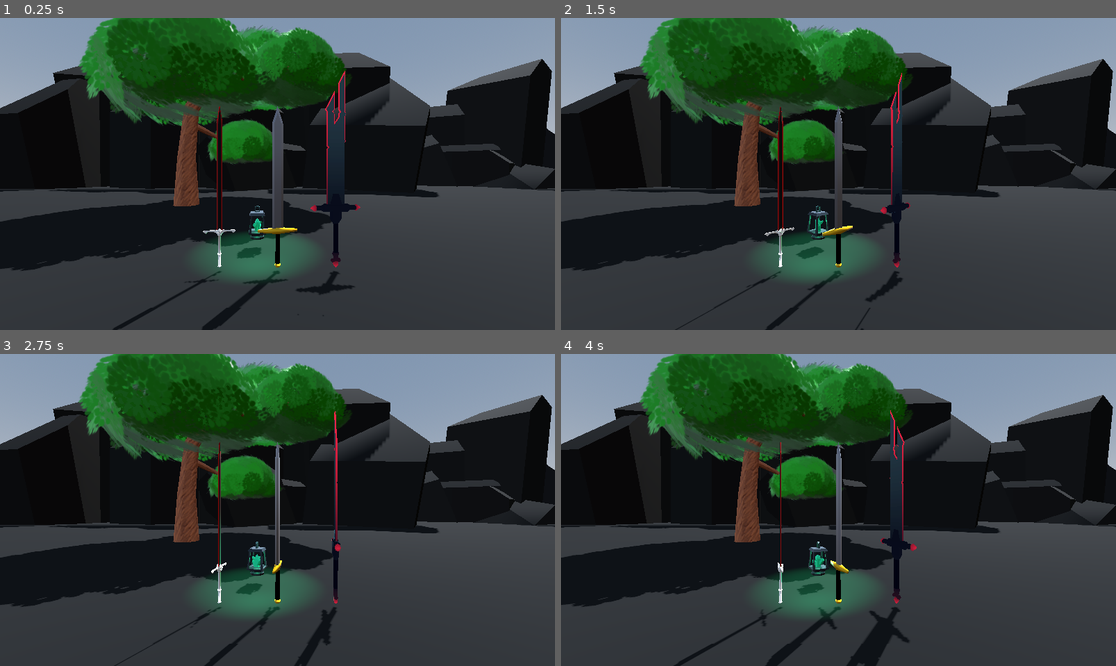
Above: before the commit, frames 1-4 (two rows, left to right).
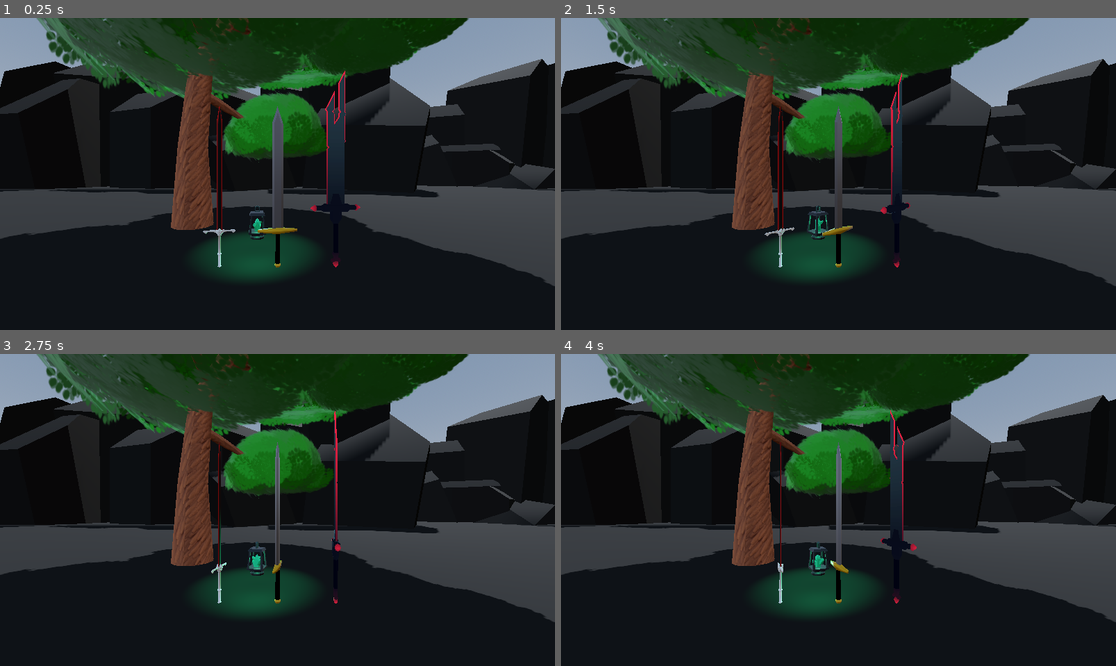
Above: after the commit, the same moments.

Repository: KameronHodge/KameronHodge.github.io
Game: Godot game, scene res://Scenes/display.tscn
Two runs of this game, one before a commit and one after it. Both use one fixed random seed, a clock stepped at 60 frames per second and the inputs below.
Inputs:
- Up to frame 1 (0.25 s): no input
- Up to frame 2 (1.5 s): no input
- Up to frame 3 (2.75 s): no input
- Up to frame 4 (4 s): no input

The runs differ from the first frame. In frame 1, 47% of the frame differs, in the area x 0-100%, y 0-100%; in frame 2, 47%; in frame 3, 47%; in frame 4, 46%.

Commit message:
Update display.tscn

Diff:
--- a/project/webportfoliotest/Scenes/display.tscn
+++ b/project/webportfoliotest/Scenes/display.tscn
@@ -71,6 +71,12 @@
 [node name="low poly rock4" parent="Node" instance=ExtResource("5_xptpx")]
 transform = Transform3D(-34.0143, 0, -36.6473, 0, 50, 0, 36.6473, 0, -34.0143, -10.8923, -25.8824, -110.657)
 
+[node name="low poly rock5" parent="Node" instance=ExtResource("5_xptpx")]
+transform = Transform3D(-49.4705, 0, -7.25754, 0, 50, 0, 7.25754, 0, -49.4705, -162.54, -25.8824, -105.975)
+
+[node name="low poly rock6" parent="Node" instance=ExtResource("5_xptpx")]
+transform = Transform3D(36.7546, 0, 33.8984, 0, 50, 0, -33.8984, 0, 36.7546, 190.301, -25.8824, -121.801)
+
 [node name="lantern" parent="." instance=ExtResource("6_exjqb")]
 transform = Transform3D(-1.4487e-08, 0, -0.331424, 0, 0.331424, 0, 0.331424, 0, -1.4487e-08, -1.80227, -2.27261, -4.28642)
 script = ExtResource("2_oe3w4")
@@ -86,4 +92,4 @@
 material_override = SubResource("StandardMaterial3D_exjqb")
 
 [node name="tree base" parent="." instance=ExtResource("7_ieymp")]
-transform = Transform3D(-1.55729, -0.0184073, 1.9194, -0.0102188, 2.47169, 0.0154129, -1.91946, 0.00177546, -1.55732, -10.8828, -4.88951, -34.0386)
+transform = Transform3D(-1.55729, -0.0184073, 1.9194, -0.0102188, 2.47169, 0.0154129, -1.91946, 0.00177546, -1.55732, -2.29211, -4.88951, -16.7062)
